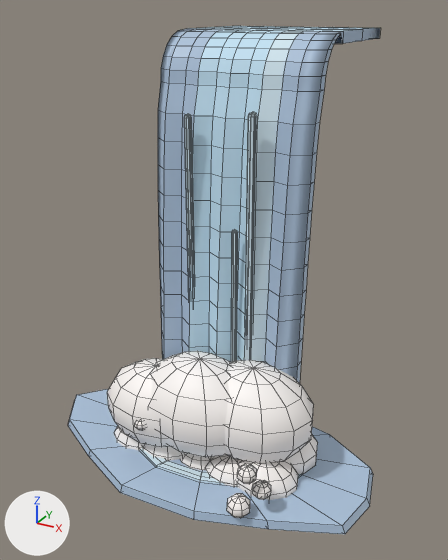
The FBX model Assets/Art/Models/Environment/Water/Waterfall_Medium.fbx: old version first, new version second.
Both versions are drawn from a camera (50 mm lens) standing at (2.7, -5.47, 4.19) and looking at (-0.06, -0.45, 1.68). Arrows for +X, +Y and +Z are at lower left; the lights stay in place. The first picture is the older version. Mesh edges are drawn as thin lines. Where no turn or scale is listed for an object, it has been applied to the vertices.

Names of what the first picture shows: 'Waterfall_Medium'.
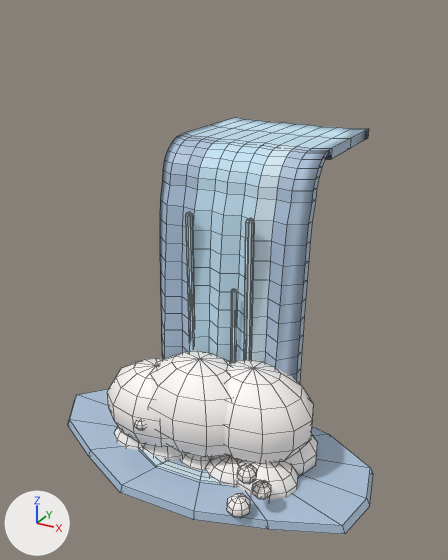
The newer file is also turned or shifted as a whole; pictures and numbers use the older file's frame.

Boxes (x1, y1, x2, y2) around the edits, measured in the pictures (448 x 560 px; the box of a moved part takes in the faces that stretch with it):
'Waterfall_Medium', reshaped (18% shorter)
    before: (68, 26, 380, 534)
    after: (68, 117, 373, 534)
part 1 of me_waterfall_medium, moved or reshaped
    before: (245, 112, 258, 328)
    after: (244, 218, 255, 360)
part 2 of me_waterfall_medium, moved or reshaped
    before: (231, 230, 238, 362)
    after: (231, 289, 237, 362)
part 3 of me_waterfall_medium, moved or reshaped
    before: (184, 114, 195, 275)
    after: (186, 212, 195, 320)
part 4 of me_waterfall_medium, moved or reshaped
    before: (158, 26, 380, 384)
    after: (160, 117, 369, 384)

Edits to the bpy script that builds the scene:
```text
Change me_waterfall_medium:
    used by ob_waterfall_medium; location = (0.0, 0.0, 0.0)
    remove me_waterfall_medium.from_pydata(...)  # 1786 vertices, 1929 faces; spans x -1.82..1.73, y -1.89..1.28, z -0.06..4.0
    add me_waterfall_medium.from_pydata(...)  # 1786 vertices, 1929 faces; spans x -1.82..1.73, y -1.89..1.19, z -0.06..3.0
    me_waterfall_medium part 1: the loose piece of 52 vertices spanning x 0.29..0.37, y -0.7..-0.66, z 0.41..3.39 is scaled about its middle by (1, 1, 0.695), then moved by (0.0, -0.01, -0.48)
    me_waterfall_medium part 2: the loose piece of 52 vertices spanning x 0.15..0.21, y -0.72..-0.69, z 0.74..2.33 is scaled about its middle by (1, 1, 0.711), then moved by (0.0, -0.01, -0.37)
    me_waterfall_medium part 3: the loose piece of 52 vertices spanning x -0.36..-0.28, y -0.68..-0.64, z 1.18..3.32 is scaled about its middle by (1, 1, 0.701), then moved by (0.0, -0.02, -0.59)
    me_waterfall_medium part 4: 484 of 1786 vertices moved; they spanned x -0.8..0.8, y -0.79..1.28, z 0.21..4.0 and now span x -0.8..0.8, y -0.79..1.19, z 0.14..3.0; mean shift (0.0, -0.03, -0.68); largest move (-0.8, 1.28, 4.0) -> (-0.8, 1.19, 3.0)
```
